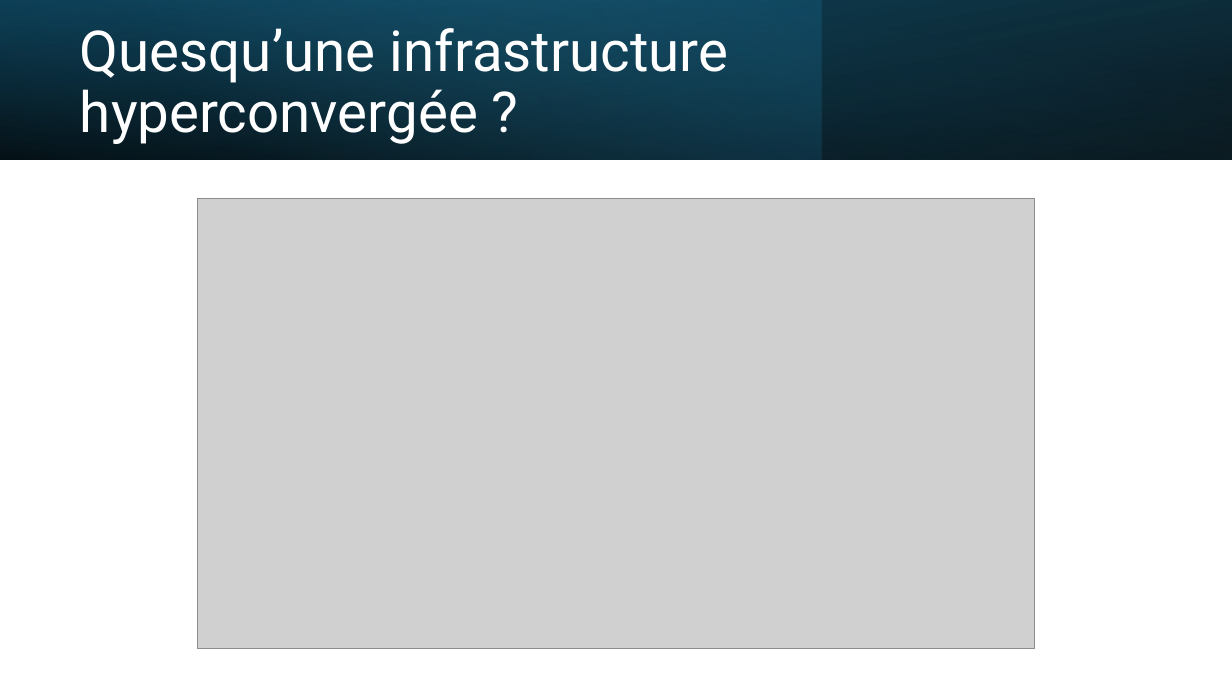
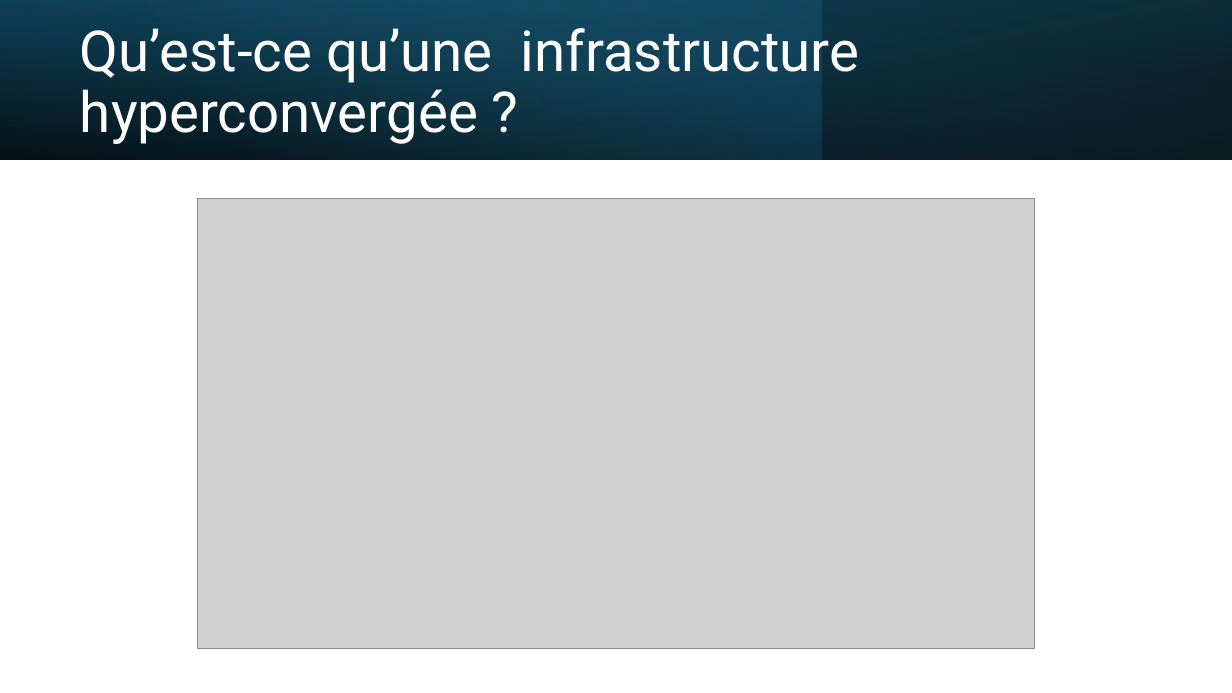
Before and after one commit to Vinc1347900/Stage_Henallux, a slide deck: slide 6 of TFE/DHAIMI_Vincent_PP_TFE.pptx. Drawn at 1232x693 pixels with LibreOffice and Linux fonts; fonts in the diff are those of the drawing; grey boxes stand for pictures. Boxes give left, top, right and bottom in pixels: in the first picture for what was removed or moved away, otherwise in the second. Text is boxed around its words. In the diff, an @@ line names an element or a change of style, - is before the commit and + after.

```diff
--- a/TFE/DHAIMI_Vincent_PP_TFE.pptx
+++ b/TFE/DHAIMI_Vincent_PP_TFE.pptx
@@ title at bbox=[80, 28, 860, 144]: text changed @@
-Quesqu’une infrastructure hyperconvergée ?
+Qu’est-ce qu’une infrastructure hyperconvergée ?
```
Also in this commit, not shown: 15 other slides changed, 4 other files.
